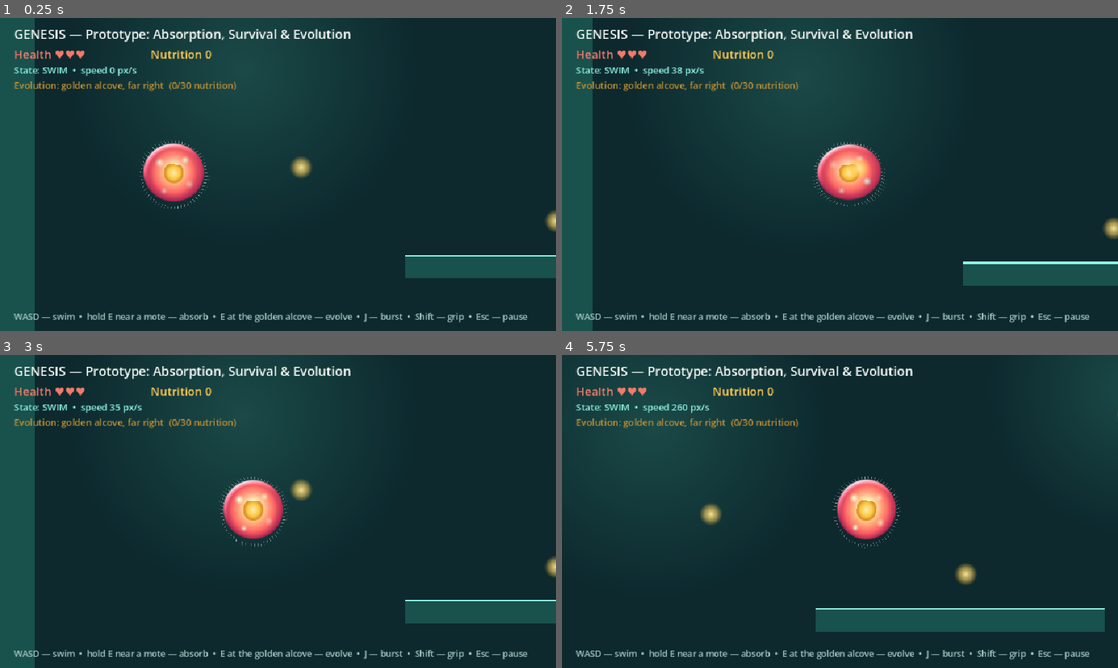
Above: before the commit, frames 1-4 (two rows, left to right).
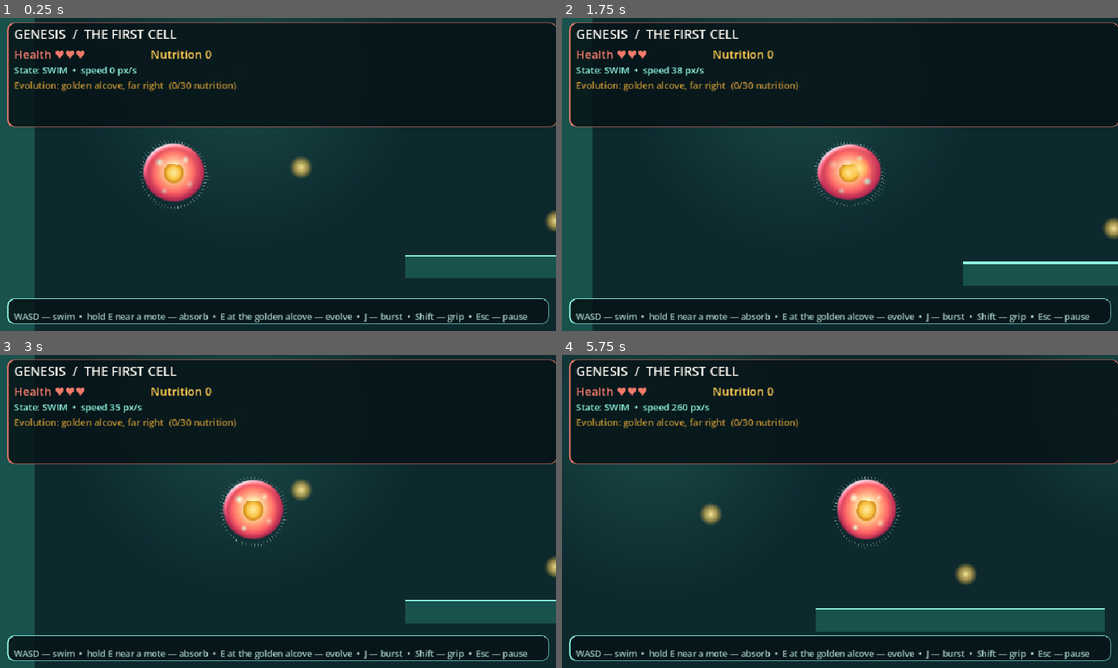
Above: after the commit, the same moments.

Repository: rua-den/gines
Game: Godot game, scene res://scenes/prototype.tscn
Same seed, same stepped clock (60 frames per second), same inputs: the game is played once before the commit and once after it. This scene is started directly instead of the project's main scene.
Inputs (mouse positions are in pixels of both pictures, inside the frame that each line leads up to):
- Up to frame 1 (0.25 s): no input
- Up to frame 2 (1.75 s): move the mouse to (962, 158) at 0.52 s; hold D (move_right) 0.53-1.25 s; tap J (attack) at 0.6 s; click (962, 158) at 0.67 s; tap W (move_up) at 0.77 s; drag from (728, 190) to (812, 237) at 1.27 s
- Up to frame 3 (3 s): move the mouse to (333, 442) at 2.02 s; hold A (move_left) 2.03-2.75 s; hold E (interact) 2.03-2.75 s; click (333, 442) at 2.17 s; drag from (250, 574) to (111, 464) at 2.77 s
- Up to frame 4 (5.75 s): move the mouse to (1006, 558) at 3.52 s; hold D (move_right) 3.53-4.25 s; tap Shift (grip) at 3.6 s; click (1006, 558) at 3.67 s; tap W (move_up) at 3.77 s; drag from (673, 464) to (756, 433) at 4.27 s; move the mouse to (867, 511) at 5.02 s; hold D (move_right) from 5.03 s (still down); tap J (attack) at 5.1 s; click (867, 511) at 5.17 s

The runs differ from the first frame. In frame 1, 19% of the frame differs, in the area x 1-100%, y 1-98%; in frame 2, 19%; in frame 3, 19%; in frame 4, 19%.

Commit message:
UI: add restrained HUD framing and clearer hierarchy

Diff:
--- a/game/scripts/prototype.gd
+++ b/game/scripts/prototype.gd
@@ -374,12 +374,35 @@
 	return label
 
 
+func _make_hud_panel(rect: Rect2, accent: Color) -> Panel:
+	var panel := Panel.new()
+	panel.position = rect.position
+	panel.size = rect.size
+	panel.mouse_filter = Control.MOUSE_FILTER_IGNORE
+	var style := StyleBoxFlat.new()
+	style.bg_color = Color(0.025, 0.075, 0.09, 0.86)
+	style.border_color = Color(0.34, 0.72, 0.68, 0.42)
+	style.set_border_width_all(1)
+	style.border_width_left = 3
+	style.border_color = accent
+	style.set_corner_radius_all(12)
+	style.set_content_margin_all(12)
+	panel.add_theme_stylebox_override("panel", style)
+	return panel
+
+
 func _build_hud() -> void:
 	var ui := CanvasLayer.new()
 	ui.name = "UI"
 	ui.layer = 10
 	add_child(ui)
-	var title := _make_label("GENESIS — Prototype: Absorption, Survival & Evolution", 22, Color(0.95, 0.97, 0.95))
+	# Quiet translucent frames give the prototype HUD a deliberate hierarchy
+	# without covering the play space or changing gameplay coordinates.
+	var viewport_size := get_viewport_rect().size
+	ui.add_child(_make_hud_panel(Rect2(12, 8, 950, 180), CORAL))
+	ui.add_child(_make_hud_panel(
+		Rect2(12, viewport_size.y - 56, viewport_size.x - 24, 44), TEAL_LIGHT))
+	var title := _make_label("GENESIS  /  THE FIRST CELL", 22, Color(0.98, 0.96, 0.93))
 	title.offset_top = 12
 	title.offset_bottom = 44
 	ui.add_child(title)
